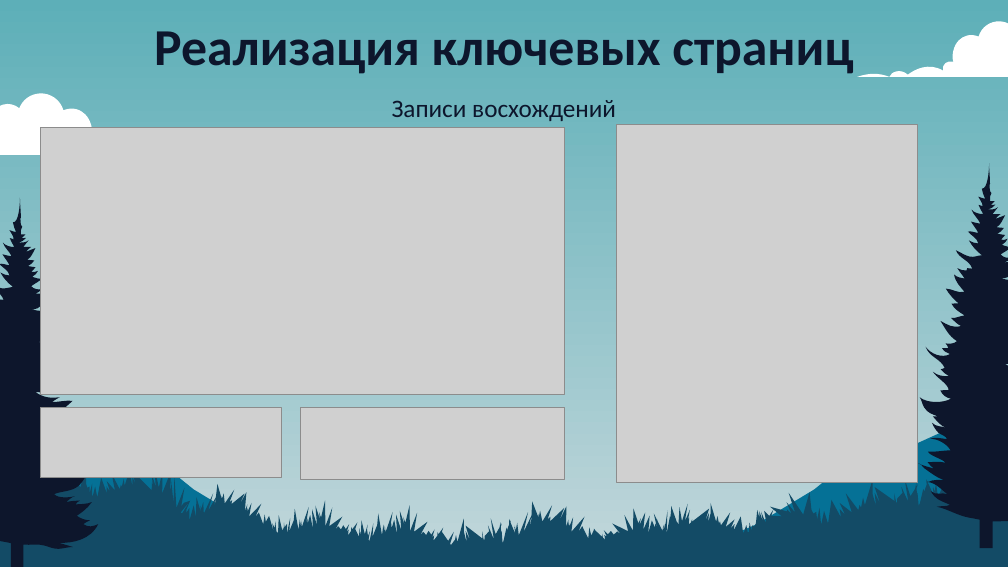
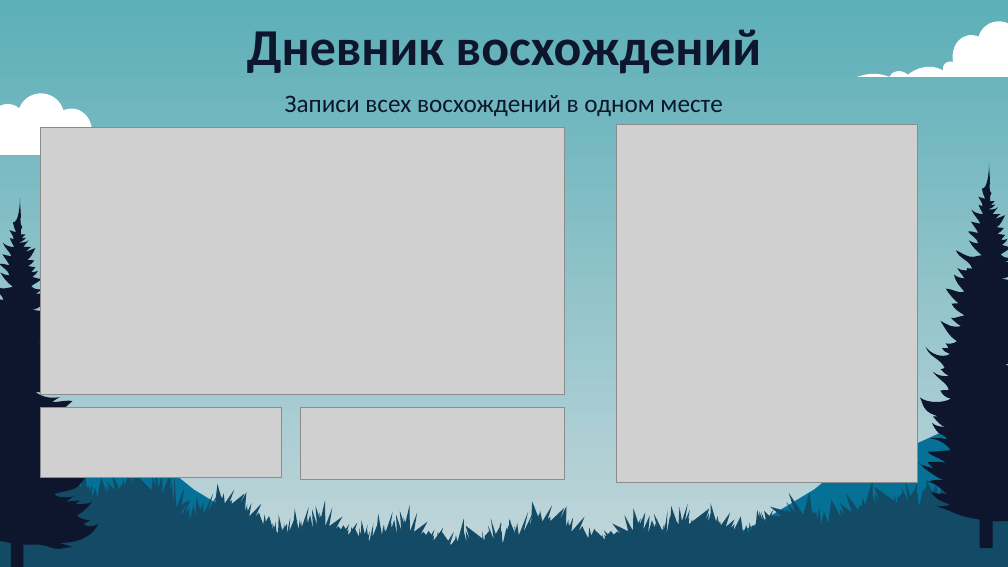
Before and after one commit to pepukcoder/peakish, a slide deck: slide 11 of report/Презентация_диплом_ООП_Апанасенко_Владислав_ПКС-2-23.pptx. Drawn at 1008x567 pixels with LibreOffice and Linux fonts; fonts in the diff are those of the drawing; grey boxes stand for pictures. Boxes give left, top, right and bottom in pixels: in the first picture for what was removed or moved away, otherwise in the second. Text is boxed around its words. In the diff, an @@ line names an element or a change of style, - is before the commit and + after.

```diff
--- a/report/Презентация_диплом_ООП_Апанасенко_Владислав_ПКС-2-23.pptx
+++ b/report/Презентация_диплом_ООП_Апанасенко_Владислав_ПКС-2-23.pptx
@@ title at bbox=[247, 29, 761, 74]: text changed @@
-Реализация ключевых страниц
+Дневник восхождений
@@ text at bbox=[285, 95, 722, 116]: text changed @@
-Записи восхождений
+Записи всех восхождений в одном месте
```
Also in this commit, not shown: 4 other slides changed, 3 other files.
